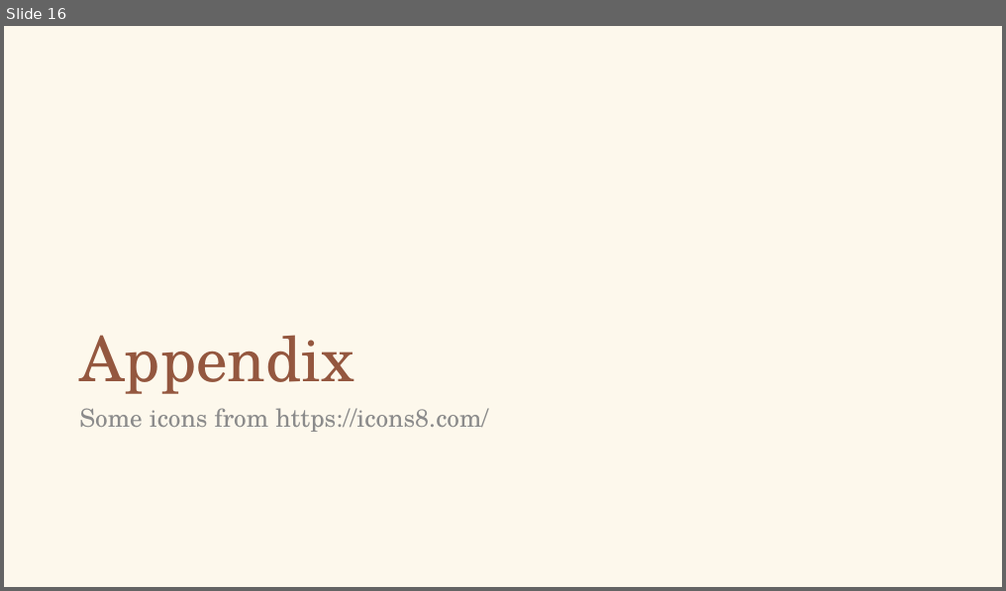
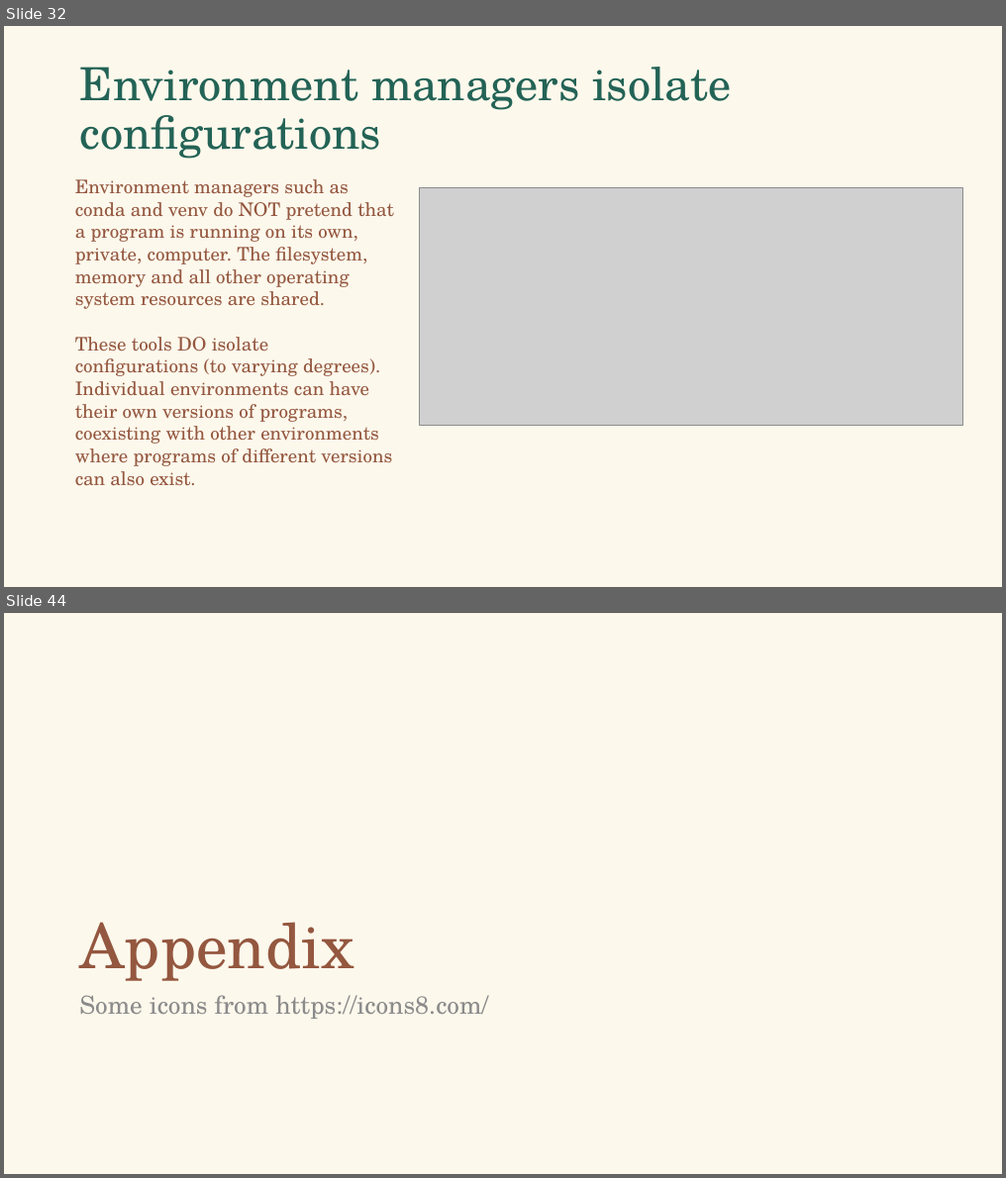
Before and after one commit to falconair/ProgrammingForAnalytics, a slide deck: lectures/080_env_pkg_management/Python environment and package management.pptx. Shown one above the other, each under a label of ours: slide 16 before the commit, slides 32 and 44 after it; the slides between them are not shown. The pictures are 1006x591 and 1006x1178 pixels, drawn with LibreOffice and Linux fonts; fonts in the diff are those of the drawing; grey boxes stand for pictures. Boxes give left, top, right and bottom in pixels: in the first picture for what was removed or moved away, otherwise in the second. Text is boxed around its words. In the diff, an @@ line names an element or a change of style, - is before the commit and + after.

```diff
--- a/lectures/080_env_pkg_management/Python environment and package management.pptx
+++ b/lectures/080_env_pkg_management/Python environment and package management.pptx
@@ slide 32 added at bbox=[4, 26, 1002, 587], background #FDF8EC @@
@@ title added at bbox=[80, 67, 732, 159], 44 pt, text #236356 @@
+Environment managers isolate configurations
@@ text added at bbox=[75, 179, 394, 486], 18 pt, text #94573F @@
+Environment managers such as conda and venv do NOT pretend that a program is running on its own, private, computer. The filesystem, memory and all other operating system resources are shared.
+These tools DO isolate configurations (to varying degrees). Individual environments can have their own versions of programs, coexisting with other environments where programs of different versions can also exist.
@@ picture added at bbox=[419, 188, 963, 426] @@
@@ what was slide 16 is now slide 44 @@
```
Also in this commit, not shown: 5 slides changed, 29 other slides added.
